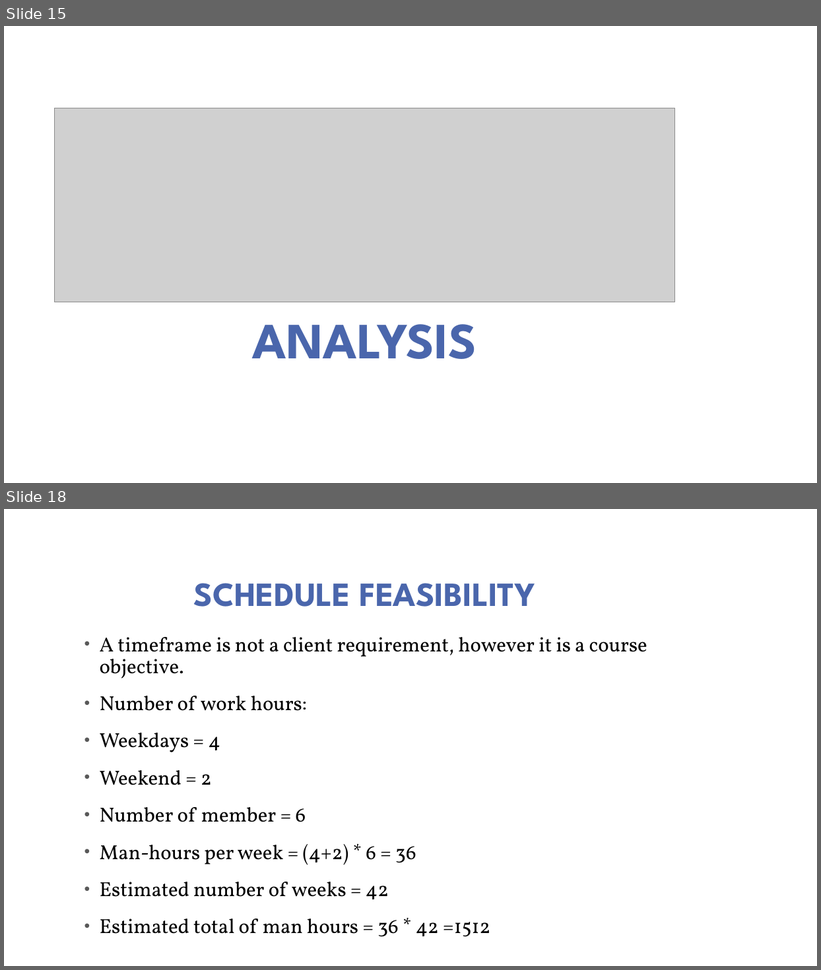
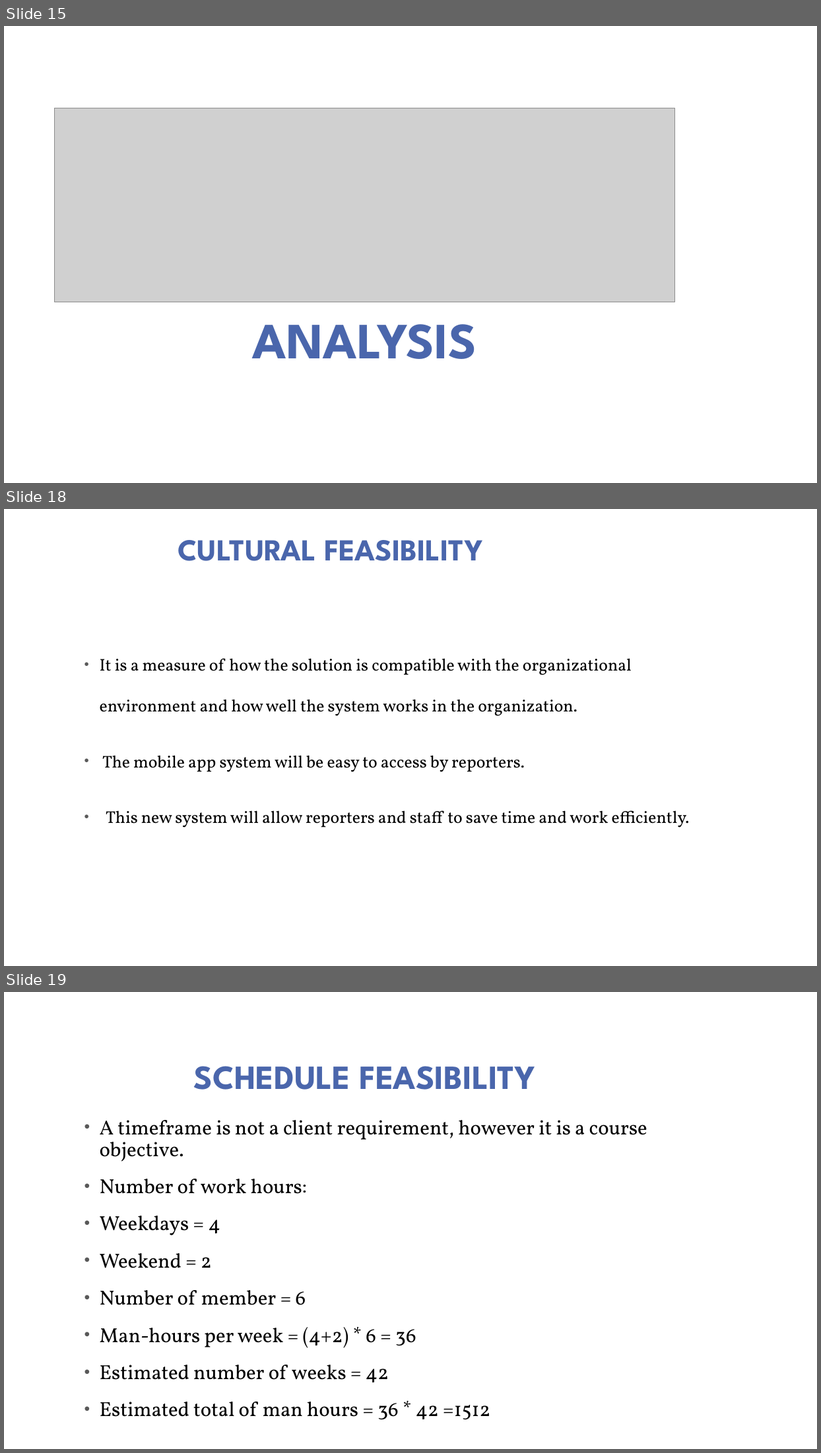
Before and after one commit to Dhanushka-Sanjaya/2nd-year-Group-Project, a slide deck: presentation/GROUP 13.pptx. Shown one above the other, each under a label of ours: slides 15 and 18 before the commit, slides 15, 18 and 19 after it; the slides between them are not shown. The pictures are 821x970 and 821x1453 pixels, drawn with LibreOffice and Linux fonts; fonts in the diff are those of the drawing; grey boxes stand for pictures; background and template pictures are left out. Boxes give left, top, right and bottom in pixels: in the first picture for what was removed or moved away, otherwise in the second. Text is boxed around its words. In the diff, an @@ line names an element or a change of style, - is before the commit and + after.

```diff
--- a/presentation/GROUP 13.pptx
+++ b/presentation/GROUP 13.pptx
@@ slide 18 added at box(4, 509, 817, 966), background picture (left out) @@
@@ title added at box(178, 540, 482, 561), 36 pt, text #4A66AC, bold @@
+CULTURAL FEASIBILITY
@@ text added at box(100, 658, 690, 828), 20 pt, text #000000 @@
+• It is a measure of how the solution is compatible with the organizational environment and how well the system works in the organization.
+• The mobile app system will be easy to access by reporters.
+• This new system will allow reporters and staff to save time and work efficiently.
@@ what was slide 18 is now slide 19 @@
```
Also in this commit, not shown: 4 slides changed, 4 other slides added, 4 slides removed.
